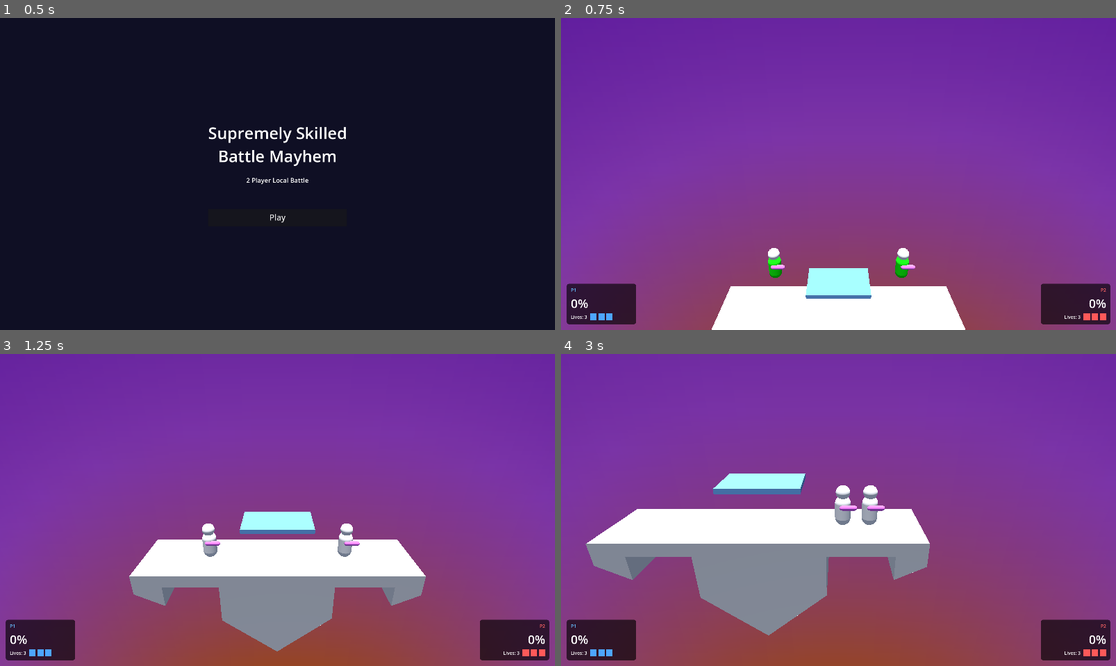
Above: before the commit, frames 1-4 (two rows, left to right).
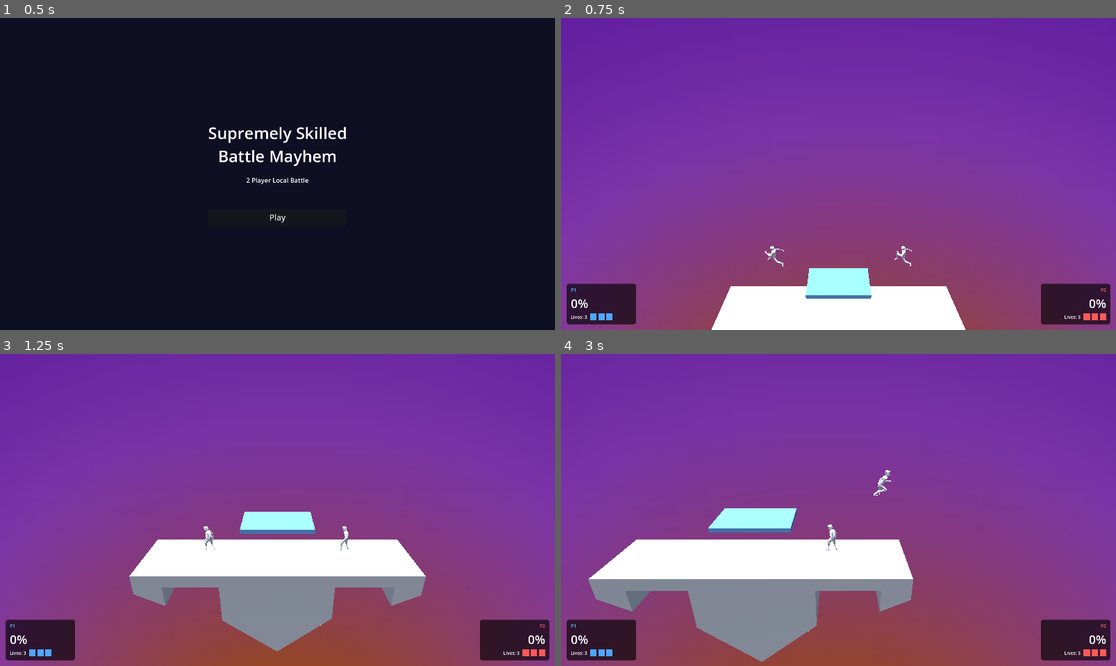
Above: after the commit, the same moments.

Repository: notBjorn/Supremely-Skilled-Battle-Mayhem
Game: Godot game, scene res://menus/main_menu.tscn
The game is run twice, just before and just after one commit, with the same random seed, the same clock (stepped at 60 frames per second) and the same inputs.
Inputs (mouse positions are in pixels of both pictures, inside the frame that each line leads up to):
- Up to frame 1 (0.5 s): no input
- Up to frame 2 (0.75 s): click "Play" at 0.5 s
- Up to frame 3 (1.25 s): no input
- Up to frame 4 (3 s): move the mouse to (960, 494) at 1.27 s; hold D (p1_move_right) 1.28-2.03 s; tap F (p1_attack) at 1.35 s; click (960, 494) at 1.42 s; tap W (p1_jump) at 1.52, 2.27 s; move the mouse to (727, 525) at 2.02 s; hold S (p1_down) 2.03-2.78 s; tap E (p1_dodge) at 2.1 s; move the mouse to (894, 441) at 2.77 s; hold D (p1_move_right) from 2.78 s (still down); tap Q (p1_shield) at 2.85 s

Frame 1 is identical in both runs. In frame 2, 0.4% of the frame differs, in the area x 36-64%, y 73-84%; in frame 3, 0.5%; in frame 4, 18%, in the area x 4-67%, y 37-99%.

Commit message:
Add animated fighter model

Diff:
--- a/gameplay/fighters/character_body_3d.tscn
+++ b/gameplay/fighters/character_body_3d.tscn
@@ -1,6 +1,7 @@
-[gd_scene format=3 uid="uid://cmegm3qup17ys"]
+[gd_scene load_steps=10 format=3 uid="uid://cmegm3qup17ys"]
 
 [ext_resource type="Script" uid="uid://crirs0tb8ahm1" path="res://gameplay/fighters/fighter_controller.gd" id="1_iwpo4"]
+[ext_resource type="PackedScene" uid="uid://c880tek6bh24d" path="res://gameplay/fighters/assets/animated_human/animated_human.glb" id="2_x42bd"]
 
 [sub_resource type="CapsuleMesh" id="CapsuleMesh_bu0v1"]
 radius = 0.25
@@ -32,15 +33,19 @@
 script = ExtResource("1_iwpo4")
 
 [node name="Body" type="MeshInstance3D" parent="." unique_id=522193610]
+visible = false
 mesh = SubResource("CapsuleMesh_bu0v1")
 
-[node name="AnimationPlayer" type="AnimationPlayer" parent="." unique_id=874535551]
+[node name="Model" parent="." unique_id=2139201835 instance=ExtResource("2_x42bd")]
+transform = Transform3D(0.18, 0, 0, 0, 0.18, 0, 0, 0, 0.18, 0, -0.22, 0)
 
 [node name="Face" type="MeshInstance3D" parent="." unique_id=2126417206]
+visible = false
 transform = Transform3D(1, 0, 0, 0, 1, 0, 0, 0, 1, 0, 0.61, 0)
 mesh = SubResource("SphereMesh_h2rsg")
 
 [node name="Hand" type="MeshInstance3D" parent="." unique_id=949111135]
+visible = false
 transform = Transform3D(1, 0, 0, 0, -4.371139e-08, 1, 0, -1, -4.371139e-08, 0.25, 0.18, -0.17)
 mesh = SubResource("CapsuleMesh_xu0wo")
 
--- a/gameplay/fighters/fighter_controller.gd
+++ b/gameplay/fighters/fighter_controller.gd
@@ -64,6 +64,16 @@
 @export var special_knockback_scale := 0.14
 @export var damage_stun_duration := 0.28
 @export var invincibility_duration := 2.0
+@export var idle_animation := "Idle"
+@export var run_animation := "Run"
+@export var jump_animation := "Jump"
+@export var attack_animation := "Punch"
+@export var special_animation := "Working"
+@export var shield_animation := "Idle"
+@export var dodge_animation := "Jump"
+@export var damage_animation := "Jump"
+@export var attack_animation_speed := 3.0
+@export var attack_animation_visible_duration := 0.35
 
 var state := STATE_IDLE
 var damage_percent := 0.0
@@ -71,6 +81,7 @@
 var action_lock_remaining := 0.0
 var hitbox_active_remaining := 0.0
 var queued_action := ""
+var attack_animation_remaining := 0.0
 var current_attack_damage := 0.0
 var current_base_knockback := 0.0
 var current_knockback_scale := 0.0
@@ -86,6 +97,7 @@
 
 var mesh_instance: MeshInstance3D
 var state_material: StandardMaterial3D
+var model_root: Node3D
 var hitbox: Area3D
 var hitbox_shape: CollisionShape3D
 var pushbox: Area3D
@@ -93,6 +105,9 @@
 var sfx_jump: AudioStreamPlayer
 var sfx_punch: AudioStreamPlayer
 var sfx_shield: AudioStreamPlayer
+var animation_player: AnimationPlayer
+var shield_visual: MeshInstance3D
+var current_animation := ""
 
 func _ready() -> void:
 	if spawn_position == Vector3.ZERO:
@@ -102,12 +117,17 @@
 	state_material.transparency = BaseMaterial3D.TRANSPARENCY_ALPHA
 	if mesh_instance:
 		mesh_instance.material_override = state_material
+	model_root = get_node_or_null("Model") as Node3D
 	_ensure_hitbox()
 	_ensure_pushbox()
+	_ensure_shield_visual()
 	_setup_audio()
+	animation_player = _find_animation_player(self)
+	_configure_animation_loops()
 	collision_layer = fighter_layer_bit
 	collision_mask = ground_layer_bit | platform_layer_bit
 	_set_state(STATE_IDLE)
+	_update_animation()
 	add_to_group("fighters")
 
 func _physics_process(delta: float) -> void:
@@ -120,6 +140,7 @@
 		_queue_action_during_lock()
 		_apply_gravity(delta)
 		move_and_slide()
+		_update_animation()
 		_position_hitbox()
 		return
 	if not queued_action.is_empty():
@@ -132,6 +153,7 @@
 	_apply_pushbox(delta)
 	move_and_slide()
 	_update_passive_state()
+	_update_animation()
 	_position_hitbox()
 
 func get_damage_percent() -> float:
@@ -144,7 +166,7 @@
 	velocity = knockback / maxf(weight, 0.1)
 	if velocity.z != 0.0:
 		facing_z = signf(velocity.z)
-		rotation.y = PI if facing_z > 0.0 else 0.0
+		_update_facing()
 	queued_action = ""
 	action_lock_remaining = damage_stun_duration
 	_disable_hitbox()
@@ -164,17 +186,23 @@
 		_start_action(requested_action)
 
 func _event_to_action(event: InputEvent) -> String:
-	if event.is_action_pressed(attack_action):
+	if _event_pressed_action(event, attack_action):
 		return ACTION_ATTACK
-	if event.is_action_pressed(special_action):
+	if _event_pressed_action(event, special_action):
 		return ACTION_SPECIAL
-	if event.is_action_pressed(dodge_action):
+	if _event_pressed_action(event, dodge_action):
 		return ACTION_DODGE
-	if event.is_action_pressed(jump_action):
+	if _event_pressed_action(event, jump_action):
 		return ACTION_JUMP
-	if event.is_action_pressed(shield_action):
+	if _event_pressed_action(event, shield_action):
 		return ACTION_SHIELD
 	return ""
+
+func _event_pressed_action(event: InputEvent, action_name: String) -> bool:
+	if not event.is_action_pressed(action_name):
+		return false
+	previous_action_states[action_name] = true
+	return true
 
 # Runtime-created hitbox keeps the scene file simple while still giving each fighter an attack volume.
 func _ensure_hitbox() -> void:
@@ -232,12 +260,16 @@
 	last_started_action = action
 	match action:
 		ACTION_ATTACK:
+			attack_animation_remaining = attack_animation_visible_duration
 			_start_attack(attack_damage, attack_duration, attack_active_time, attack_base_knockback, attack_knockback_scale)
+			_play_animation(attack_animation, true, attack_animation_speed)
 		ACTION_SPECIAL:
 			_start_attack(special_damage, special_duration, special_active_time, special_base_knockback, special_knockback_scale)
+			_play_animation(special_animation, true)
 		ACTION_JUMP:
-			_try_jump()
-			_set_state(STATE_JUMP)
+			if _try_jump():
+				_set_state(STATE_JUMP)
+				_play_animation(jump_animation, true)
 		ACTION_SHIELD:
 			if is_on_floor():
 				velocity.z = 0.0
@@ -246,6 +278,7 @@
 			velocity.z = facing_z * run_speed * 1.4
 			action_lock_remaining = 0.25
 			_set_state(STATE_SHIELD)
+			_play_animation(dodge_animation, true)
 
 func _start_attack(damage: float, duration: float, active_time: float, base_knockback: float, knockback_scale: float) -> void:
 	velocity.z = 0.0
@@ -277,11 +310,14 @@
 		hitbox_active_remaining = maxf(hitbox_active_remaining - delta, 0.0)
 		if hitbox_active_remaining == 0.0:
 			_disable_hitbox()
+	if attack_animation_remaining > 0.0:
+		attack_animation_remaining = maxf(attack_animation_remaining - delta, 0.0)
 	if was_locked and action_lock_remaining == 0.0:
 		_finish_locked_action()
 
 func _finish_locked_action() -> void:
 	_disable_hitbox()
+	attack_animation_remaining = 0.0
 	if not queued_action.is_empty():
 		return
 	_set_state(STATE_JUMP if not is_on_floor() else STATE_IDLE)
@@ -290,7 +326,7 @@
 	var direction := Input.get_axis(move_right_action, move_left_action)
 	if direction != 0.0:
 		facing_z = signf(direction)
-		rotation.y = PI if facing_z > 0.0 else 0.0
+		_update_facing()
 	velocity.z = move_toward(velocity.z, direction * run_speed, run_speed * 8.0 * delta)
 	if Input.is_action_pressed(down_action) and is_on_floor():
 		velocity.z = move_toward(velocity.z, 0.0, run_speed * 12.0 * delta)
@@ -356,7 +392,7 @@
 func _position_hitbox() -> void:
 	if hitbox == null:
 		return
-	hitbox.position = Vector3(0.0, 0.1, -0.475)
+	hitbox.position = Vector3(0.0, 0.1, facing_z * 0.475)
 
 func _set_hitbox_enabled(enabled: bool) -> void:
 	if hitbox == null or hitbox_shape == null:
@@ -398,6 +434,27 @@
 	sfx_shield.stream = load("res://gameplay/fighters/sounds/shield_audio.wav")
 	add_child(sfx_shield)
 
+func _ensure_shield_visual() -> void:
+	shield_visual = get_node_or_null("ShieldVisual") as MeshInstance3D
+	if shield_visual == null:
+		shield_visual = MeshInstance3D.new()
+		shield_visual.name = "ShieldVisual"
+		add_child(shield_visual)
+	var sphere := SphereMesh.new()
+	sphere.radius = 0.55
+	sphere.height = 1.1
+	sphere.radial_segments = 32
+	sphere.rings = 16
+	var material := StandardMaterial3D.new()
+	material.transparency = BaseMaterial3D.TRANSPARENCY_ALPHA
+	material.albedo_color = Color(0.25, 0.65, 1.0, 0.24)
+	material.emission_enabled = true
+	material.emission = Color(0.12, 0.35, 0.8)
+	material.emission_energy_multiplier = 0.45
+	shield_visual.mesh = sphere
+	shield_visual.material_override = material
+	shield_visual.visible = false
+
 # Melee-style soft push: fighters phase through each other, but slow grounded
 # overlaps get a gentle separation nudge. High relative speed = clean pass-through.
 func _apply_pushbox(delta: float) -> void:
@@ -450,6 +507,78 @@
 			sfx_shield.play()
 		elif prev_state == STATE_SHIELD and next_state != STATE_SHIELD:
 			sfx_shield.stop()
+	if shield_visual:
+		shield_visual.visible = next_state == STATE_SHIELD
+	_update_animation()
+
+func _configure_animation_loops() -> void:
+	if animation_player == null:
+		return
+	_set_animation_loop(idle_animation, true)
+	_set_animation_loop(run_animation, true)
+	_set_animation_loop(shield_animation, true)
+	_set_animation_loop(attack_animation, false)
+	_set_animation_loop(special_animation, false)
+	_set_animation_loop(jump_animation, false)
+	_set_animation_loop(dodge_animation, false)
+	_set_animation_loop(damage_animation, false)
+
+func _set_animation_loop(animation_name: String, should_loop: bool) -> void:
+	if animation_player == null or animation_name.is_empty() or not animation_player.has_animation(animation_name):
+		return
+	var animation := animation_player.get_animation(animation_name)
+	animation.loop_mode = Animation.LOOP_LINEAR if should_loop else Animation.LOOP_NONE
+
+func _update_animation() -> void:
+	if animation_player == null:
+		return
+	var animation_name := _animation_for_current_state()
+	_play_animation(animation_name, false, _animation_speed_for_current_state())
+
+func _animation_for_current_state() -> String:
+	match state:
+		STATE_ATTACK:
+			if last_started_action == ACTION_ATTACK and attack_animation_remaining == 0.0:
+				return idle_animation
+			return special_animation if last_started_action == ACTION_SPECIAL else attack_animation
+		STATE_DAMAGE:
+			return damage_animation
+		STATE_JUMP:
+			return jump_animation
+		STATE_SHIELD:
+			return shield_animation if last_started_action != ACTION_DODGE else dodge_animation
+		_:
+			if is_on_floor() and absf(velocity.z) > 0.2:
+				return run_animation
+			return idle_animation
+
+func _animation_speed_for_current_state() -> float:
+	if state == STATE_ATTACK and last_started_action == ACTION_ATTACK and attack_animation_remaining > 0.0:
+		return attack_animation_speed
+	return 1.0
+
+func _play_animation(animation_name: String, force_restart := false, custom_speed := 1.0) -> void:
+	if animation_player == null or animation_name.is_empty():
+		return
+	if not animation_player.has_animation(animation_name):
+		return
+	if current_animation == animation_name and not force_restart:
+		return
+	current_animation = animation_name
+	animation_player.play(animation_name, -1.0, custom_speed)
+
+func _update_facing() -> void:
+	if model_root:
+		model_root.rotation.y = 0.0 if facing_z > 0.0 else PI
+
+func _find_animation_player(node: Node) -> AnimationPlayer:
+	if node is AnimationPlayer:
+		return node
+	for child in node.get_children():
+		var found := _find_animation_player(child)
+		if found:
+			return found
+	return null
 
 func _player_index() -> int:
 	return 2 if player_label == "P2" else 1
--- a/gameplay/gameplay_scene.tscn
+++ b/gameplay/gameplay_scene.tscn
@@ -1,7 +1,7 @@
 [gd_scene format=3 uid="uid://nkqyrytmv0cd"]
 
 [ext_resource type="Script" uid="uid://rhmaog3ubix4" path="res://gameplay/gameplay_scene.gd" id="1"]
-[ext_resource type="PackedScene" uid="uid://ckpotuqgtjtfq" path="res://MainStage.tscn" id="2"]
+[ext_resource type="PackedScene" uid="uid://ckpotuqgtjtfq" path="res://gameplay/stages/proto_stage/MainStage.tscn" id="2"]
 [ext_resource type="PackedScene" path="res://gameplay/ui/hud.tscn" id="4"]
 
 [sub_resource type="Environment" id="Env_1"]
Not shown, added: gameplay/fighters/assets/animated_human/LICENSE.txt
Not shown, added: gameplay/fighters/assets/animated_human/SOURCE.txt
Binary file added: gameplay/fighters/assets/animated_human/animated_human.glb
Not shown, added: gameplay/fighters/assets/animated_human/animated_human.glb.import
